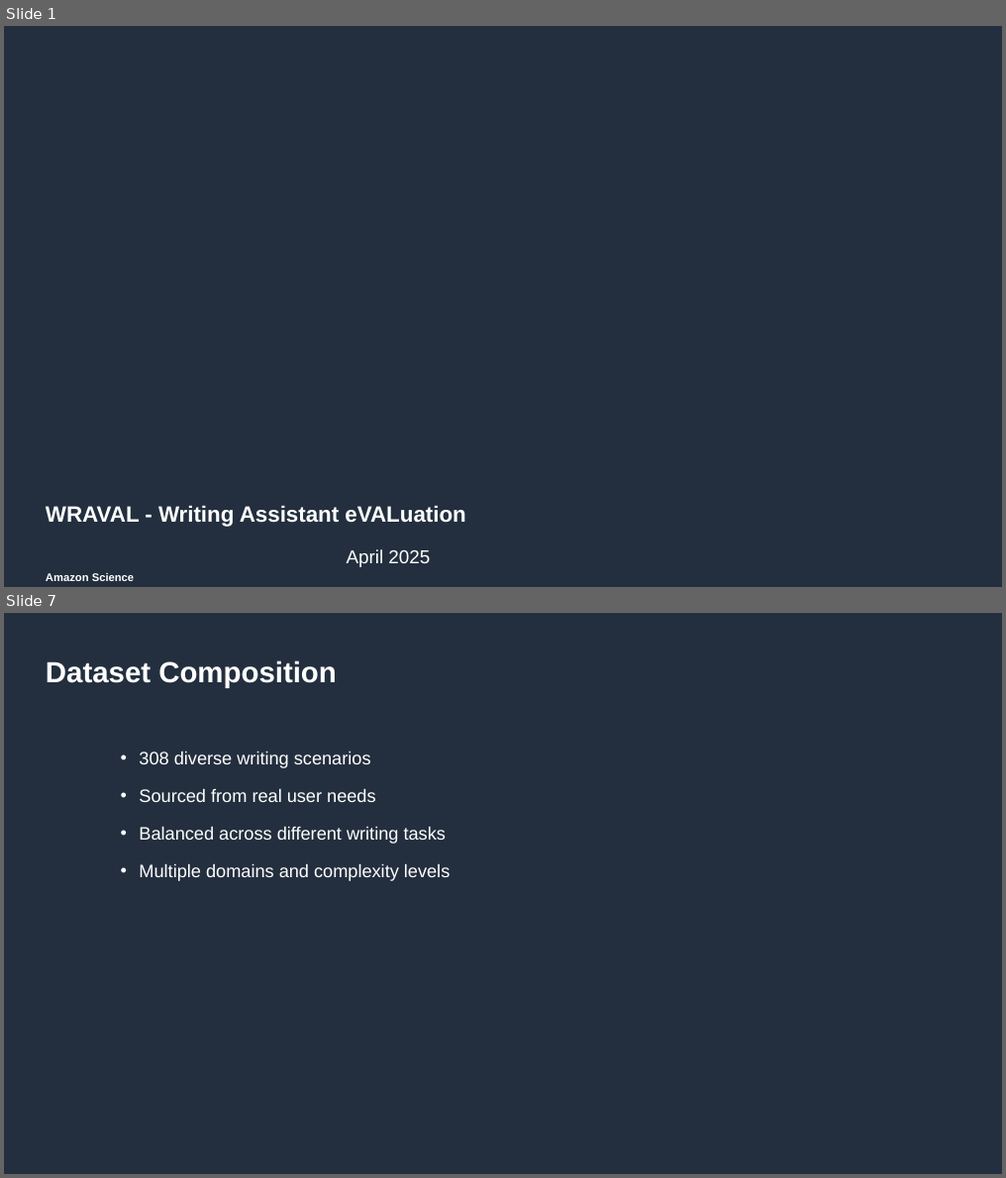
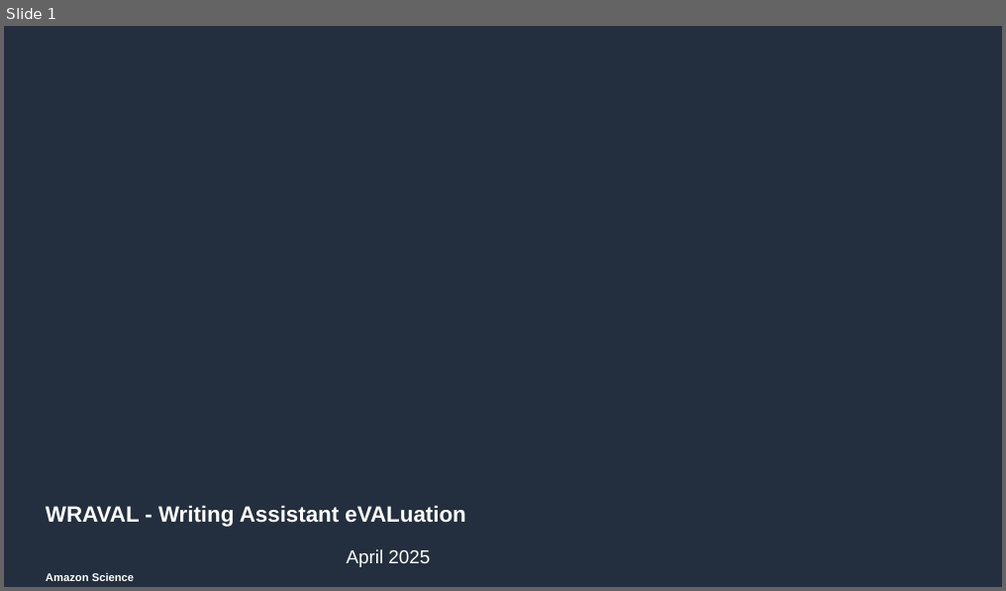
Before and after one commit to amazon-science/wraval, a slide deck: resources/wraval_presentation.pptx. Shown one above the other, each under a label of ours: slides 1 and 7 before the commit, slide 1 after it; the slides between them are not shown. The pictures are 1006x1178 and 1006x591 pixels, drawn with LibreOffice and Linux fonts; fonts in the diff are those of the drawing; background and template pictures are left out. Boxes give left, top, right and bottom in pixels: in the first picture for what was removed or moved away, otherwise in the second. Text is boxed around its words. In the diff, an @@ line names an element or a change of style, - is before the commit and + after.

```diff
--- a/resources/wraval_presentation.pptx
+++ b/resources/wraval_presentation.pptx
@@ slide 7 removed at (4,613,1002,1174), background #232F3E @@
@@ title removed at (46,661,337,688) @@
-Dataset Composition
@@ text removed at (139,751,450,881) @@
-• 308 diverse writing scenarios
-• Sourced from real user needs
-• Balanced across different writing tasks
-• Multiple domains and complexity levels
```
Also in this commit, not shown: 6 slides changed, 12 slides added, 4 other slides removed, 5 other files.
